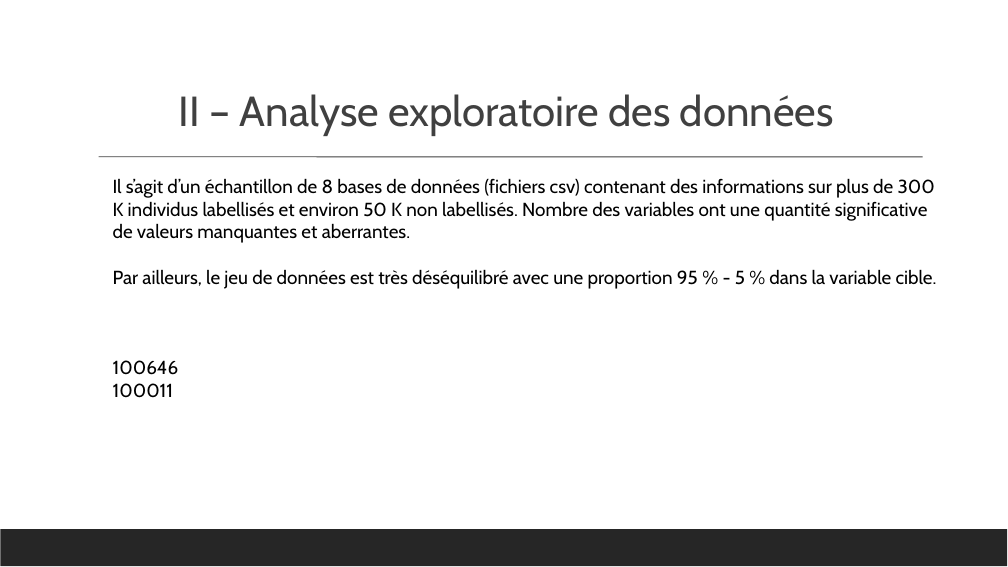
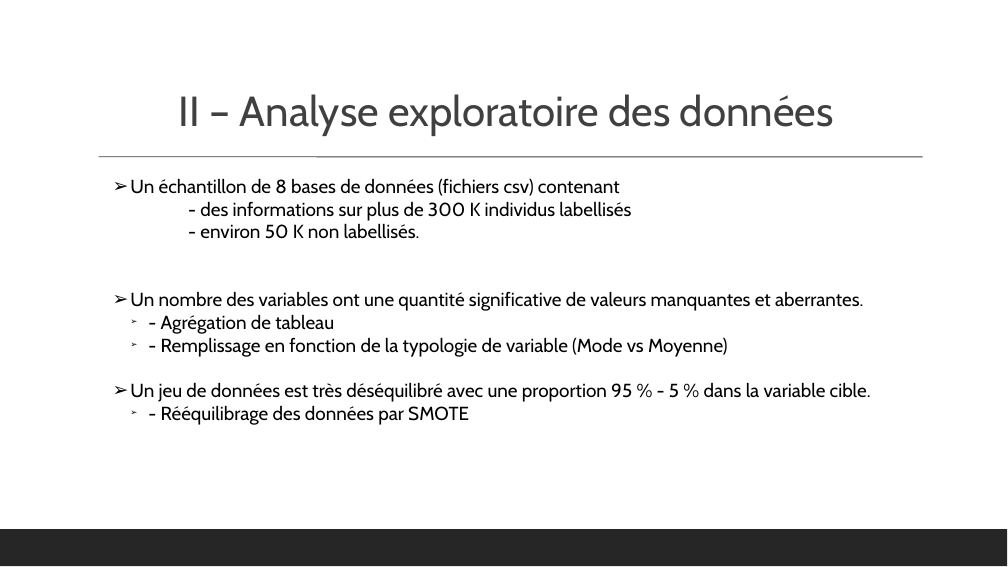
Before and after one commit to toureadama/Projet7Git, a slide deck: slide 4 of P7_support.pptx. Drawn at 1008x567 pixels with LibreOffice and Linux fonts; fonts in the diff are those of the drawing. Boxes give left, top, right and bottom in pixels: in the first picture for what was removed or moved away, otherwise in the second. Text is boxed around its words. In the diff, an @@ line names an element or a change of style, - is before the commit and + after.

Commit message:
Version 2 avec les illustrations intégrées

```diff
--- a/P7_support.pptx
+++ b/P7_support.pptx
@@ text at [130,178,871,425]: text changed @@
-Il s’agit d’un échantillon de 8 bases de données (fichiers csv) contenant des informations sur plus de 300 K individus labellisés et environ 50 K non labellisés. Nombre des variables ont une quantité significative de valeurs manquantes et aberrantes.
-Par ailleurs, le jeu de données est très déséquilibré avec une proportion 95 % - 5 % dans la variable cible.
-100646
-100011
-Une bonne qualité des données avec quasiment pas de valeurs manquantes.
+➢ Un échantillon de 8 bases de données (fichiers csv) contenant
+- des informations sur plus de 300 K individus labellisés
+- environ 50 K non labellisés.
+➢ Un nombre des variables ont une quantité significative de valeurs manquantes et aberrantes.
+  ➢ - Agrégation de tableau
+  ➢ - Remplissage en fonction de la typologie de variable (Mode vs Moyenne)
+➢ Un jeu de données est très déséquilibré avec une proportion 95 % - 5 % dans la variable cible.
+  ➢ - Rééquilibrage des données par SMOTE
```
Also in this commit, not shown: 1 other slide changed, 6 slides added, 7 slides removed.
